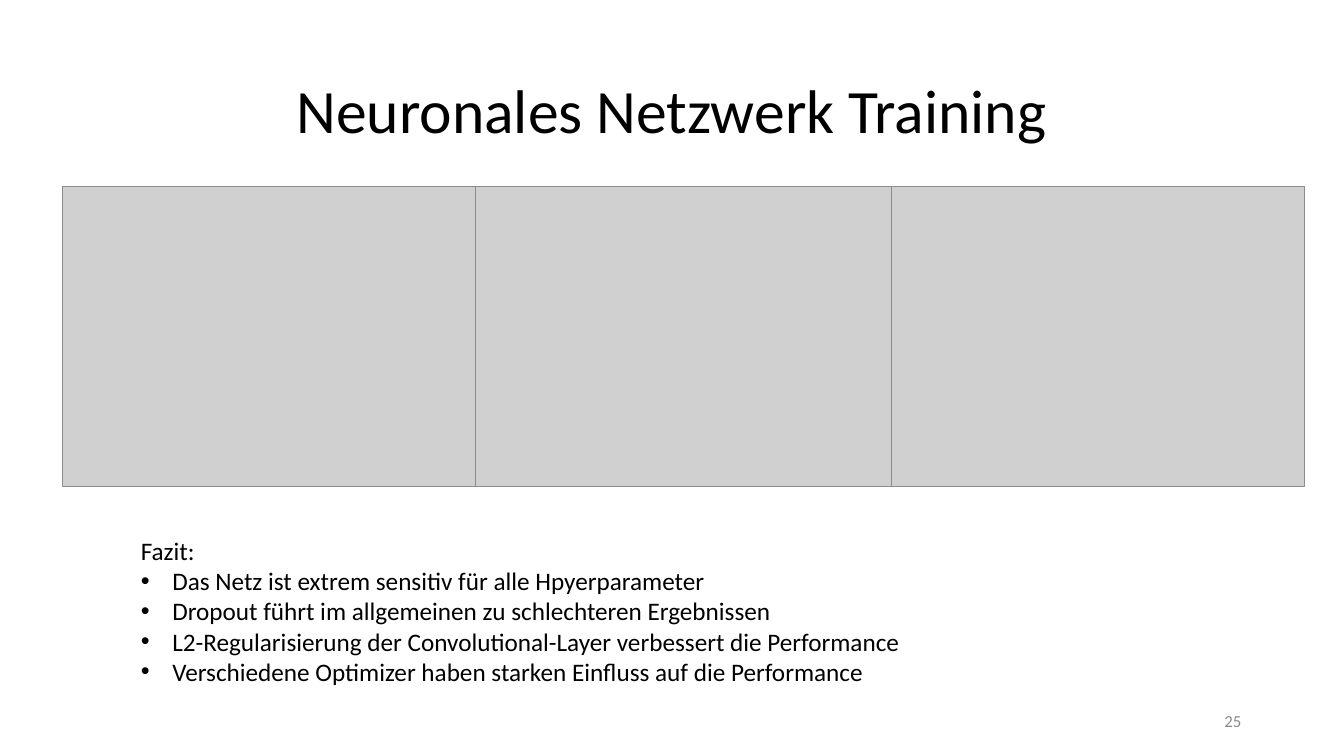
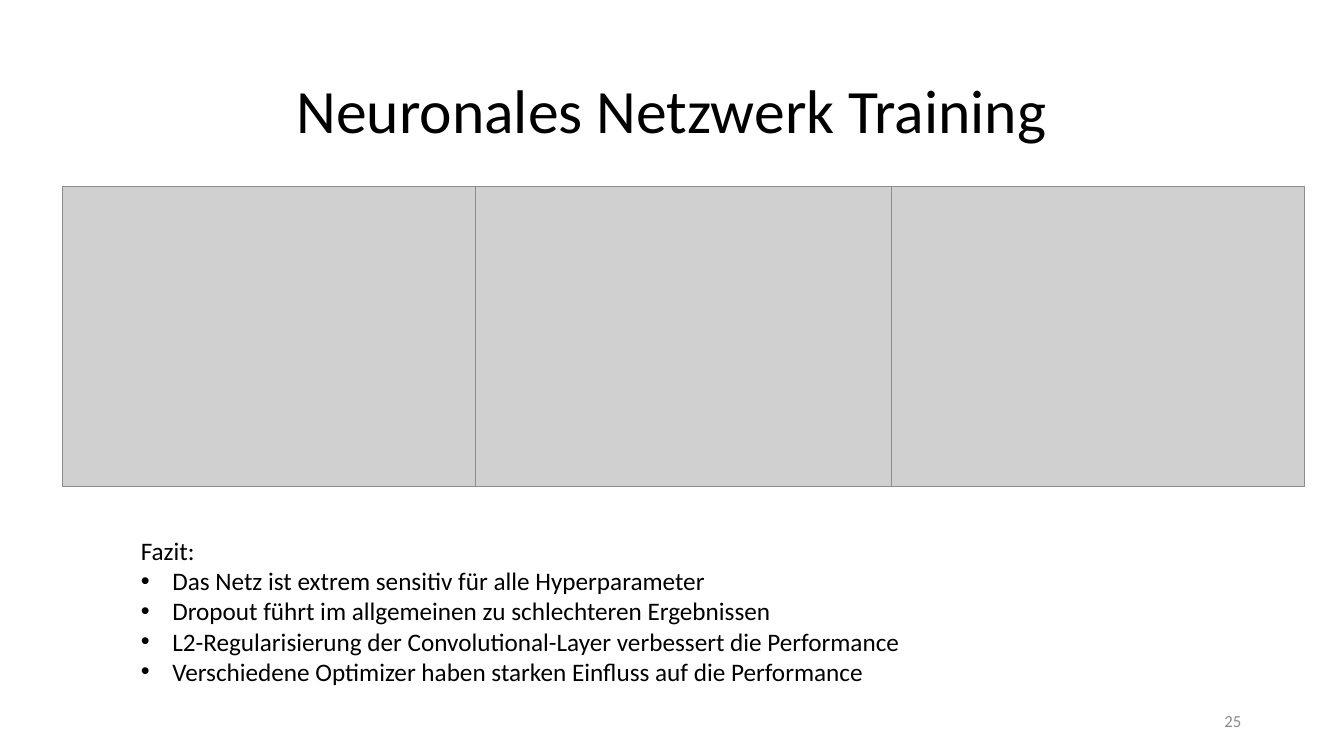
Before and after one commit to LennartKeller/TextklassifikationsProjekt2019, a slide deck: slide 25 of Projektgruppenpräsention.pptx. Drawn at 1344x756 pixels with LibreOffice and Linux fonts; fonts in the diff are those of the drawing; grey boxes stand for pictures. Boxes give left, top, right and bottom in pixels: in the first picture for what was removed or moved away, otherwise in the second. Text is boxed around its words. In the diff, an @@ line names an element or a change of style, - is before the commit and + after.

Commit message:
fix typo

```diff
--- a/Projektgruppenpräsention.pptx
+++ b/Projektgruppenpräsention.pptx
@@ text at (x1=172, y1=572, x2=704, y2=594): text changed @@
-• Das Netz ist extrem sensitiv für alle Hpyerparameter
+• Das Netz ist extrem sensitiv für alle Hyperparameter
```
